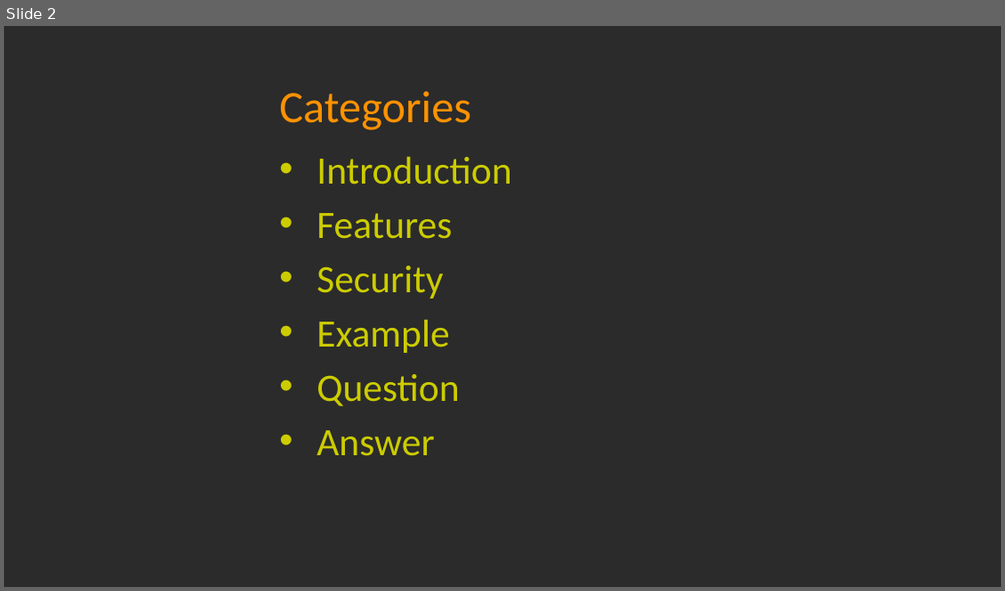
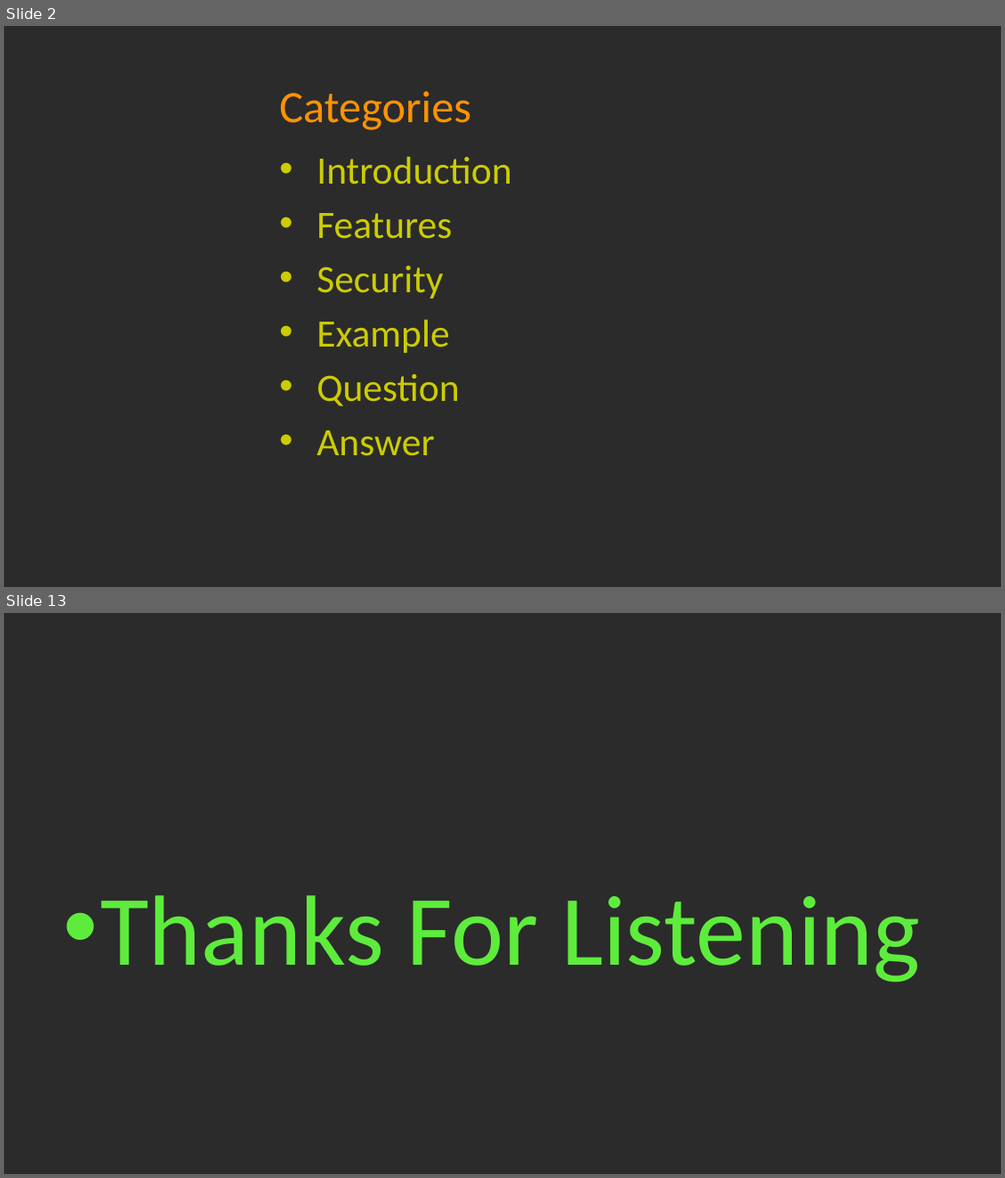
Before and after one commit to LeafLu0315/Presentation, a slide deck: blockchain.pptx. Shown one above the other, each under a label of ours: slide 2 before the commit, slides 2 and 13 after it; the slides between them are not shown. The pictures are 1005x591 and 1005x1178 pixels, drawn with LibreOffice and Linux fonts; fonts in the diff are those of the drawing; background and template pictures are left out; a plain dark background stands for a picture behind light text. Boxes give left, top, right and bottom in pixels: in the first picture for what was removed or moved away, otherwise in the second. Text is boxed around its words. In the diff, an @@ line names an element or a change of style, - is before the commit and + after.

```diff
--- a/blockchain.pptx
+++ b/blockchain.pptx
@@ slide 13 added at [4,613,1001,1174], background picture (left out) @@
@@ text added at [100,895,920,982], 72 pt, text #5EEC3C @@
+• Thanks For Listening
```
Also in this commit, not shown: 5 slides changed, 6 other slides added, 2 slides removed.
